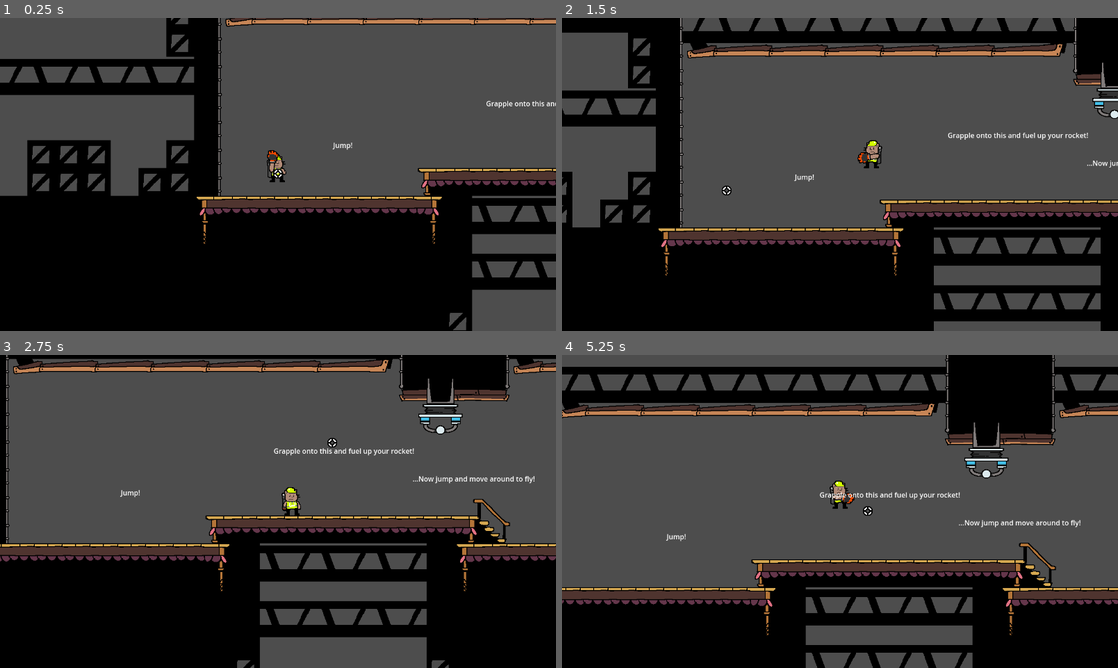
Above: before the commit, frames 1-4 (two rows, left to right).
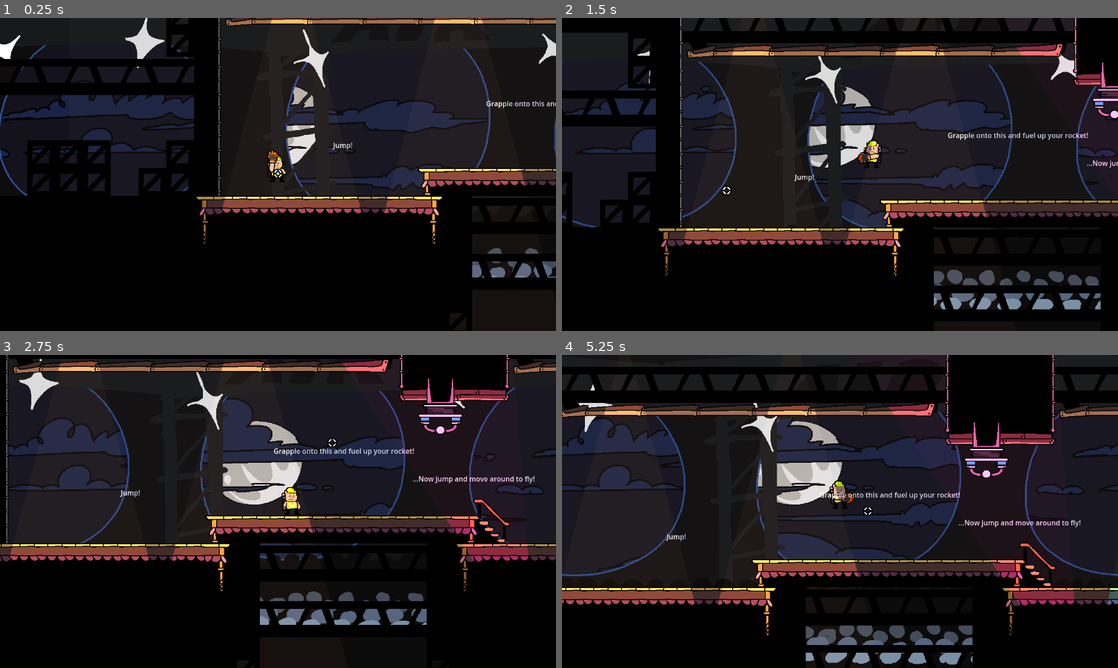
Above: after the commit, the same moments.

Repository: ToxicPoison/rocket-hand-hero
Game: Godot game, scene res://levels/ship/ship.tscn
The game is run twice, just before and just after one commit, with the same random seed, the same clock (stepped at 60 frames per second) and the same inputs. This scene is started directly instead of the project's main scene.
Inputs (mouse positions are in pixels of both pictures, inside the frame that each line leads up to):
- Up to frame 1 (0.25 s): no input
- Up to frame 2 (1.5 s): move the mouse to (962, 158) at 0.52 s; press the mouse at (962, 158) at 0.53 s; right-click (962, 158) at 0.77 s; move the mouse to (728, 190) at 1.27 s; release the mouse at (728, 190) at 1.28 s; click (728, 190) at 1.35 s
- Up to frame 3 (2.75 s): right-click (166, 527) at 1.52 s; move the mouse to (333, 442) at 2.02 s; press the mouse at (333, 442) at 2.03 s
- Up to frame 4 (5.25 s): move the mouse to (812, 574) at 2.77 s; release the mouse at (812, 574) at 2.78 s; click (812, 574) at 2.85 s; right-click (812, 574) at 3.02 s; move the mouse to (1006, 558) at 3.52 s; press the mouse at (1006, 558) at 3.53 s; right-click (1006, 558) at 3.77 s; move the mouse to (673, 464) at 4.27 s; release the mouse at (673, 464) at 4.28 s; click (673, 464) at 4.35 s; right-click (673, 464) at 4.52 s; move the mouse to (867, 511) at 5.02 s; press the mouse at (867, 511) at 5.03 s

The runs differ from the first frame. In frame 1, 52% of the frame differs, in the area x 0-100%, y 0-100%; in frame 2, 57%; in frame 3, 60%; in frame 4, 64%.

Commit message:
Updated ship area
Added fog and replaced background to a night theme

Diff:
--- a/levels/ship/ship.tscn
+++ b/levels/ship/ship.tscn
@@ -15,11 +15,12 @@
 [ext_resource type="Texture2D" uid="uid://dnbu0rvloxkw7" path="res://levels/ship/ship_background_layers/ship_background_5.png" id="7_3m0gb"]
 [ext_resource type="Script" path="res://features/killzone/killzone.gd" id="8_djbfh"]
 [ext_resource type="Texture2D" uid="uid://b7uj7702i5b3l" path="res://levels/ship/ship_background_layers/ship_background_6.png" id="8_xtwha"]
-[ext_resource type="Texture2D" uid="uid://7ad18fab3sl5" path="res://white-square.png" id="9_1xr28"]
+[ext_resource type="Texture2D" uid="uid://7ad18fab3sl5" path="res://triangle_light.png" id="9_1xr28"]
 [ext_resource type="Texture2D" uid="uid://cpskncosd2c7n" path="res://levels/ship/ship_background_simplified_layers/ship_background_simplified_0.png" id="9_grdcl"]
 [ext_resource type="Texture2D" uid="uid://baqsvam3regeu" path="res://levels/ship/ship_background_simplified_layers/ship_background_simplified_1.png" id="10_gccgv"]
 [ext_resource type="Texture2D" uid="uid://dafr8g62eq44a" path="res://levels/ship/ship_background_simplified_layers/ship_background_simplified_2.png" id="11_3mlk3"]
 [ext_resource type="Texture2D" uid="uid://dvf25b8vhht4" path="res://levels/ship/ship_background_simplified_layers/ship_background_simplified_3.png" id="12_1hsee"]
+[ext_resource type="Texture2D" uid="uid://baxg2qn44uhmp" path="res://white_square.png" id="20_hnrdk"]
 
 [sub_resource type="RectangleShape2D" id="RectangleShape2D_3igt5"]
 size = Vector2(2144, 384)
@@ -96,7 +97,6 @@
 
 [node name="BackgroundSimple" type="CanvasLayer" parent="." index="1"]
 layer = -5
-visible = false
 follow_viewport_enabled = true
 
 [node name="ParallaxLayer" type="Parallax2D" parent="BackgroundSimple" index="0"]
@@ -111,32 +111,38 @@
 
 [node name="ParallaxLayer2" type="Parallax2D" parent="BackgroundSimple" index="1"]
 texture_filter = 1
-scroll_scale = Vector2(0.1, 0)
+scroll_scale = Vector2(0.4, 0.4)
 repeat_size = Vector2(1280, 0)
 
 [node name="ShipBackgroundSimplified0" type="Sprite2D" parent="BackgroundSimple/ParallaxLayer2" index="0"]
-position = Vector2(640, 352)
+position = Vector2(640, 128)
 texture = ExtResource("10_gccgv")
 
 [node name="ParallaxLayer3" type="Parallax2D" parent="BackgroundSimple" index="2"]
 texture_filter = 1
-scroll_scale = Vector2(0.2, 0)
+scroll_scale = Vector2(0.5, 0.5)
 repeat_size = Vector2(1280, 0)
 
 [node name="ShipBackgroundSimplified0" type="Sprite2D" parent="BackgroundSimple/ParallaxLayer3" index="0"]
-position = Vector2(640, 352)
+position = Vector2(640, 224)
 texture = ExtResource("11_3mlk3")
 
 [node name="ParallaxLayer4" type="Parallax2D" parent="BackgroundSimple" index="3"]
 texture_filter = 1
-scroll_scale = Vector2(0.3, 0)
+scroll_scale = Vector2(0.7, 0.7)
 repeat_size = Vector2(1280, 0)
 
 [node name="ShipBackgroundSimplified0" type="Sprite2D" parent="BackgroundSimple/ParallaxLayer4" index="0"]
-position = Vector2(640, 352)
+position = Vector2(640, 64)
 texture = ExtResource("12_1hsee")
 
-[node name="Player" parent="." index="2" instance=ExtResource("3_27cb2")]
+[node name="WhiteSquare" type="Sprite2D" parent="." index="2"]
+modulate = Color(0.226707, 0.226708, 0.226707, 0.172549)
+position = Vector2(3504, 16)
+scale = Vector2(4560, 944)
+texture = ExtResource("20_hnrdk")
+
+[node name="Player" parent="." index="3" instance=ExtResource("3_27cb2")]
 position = Vector2(-576, 0)
 start_with_rocket_fuel = false
 
@@ -228,8 +234,7 @@
 position = Vector2(752, 0)
 shape = SubResource("RectangleShape2D_3igt5")
 
-[node name="Lighting" type="Node2D" parent="." index="5"]
-visible = false
+[node name="Lighting" type="Node2D" parent="." index="6"]
 
 [node name="PointLight2D" type="PointLight2D" parent="Lighting" index="0"]
 position = Vector2(-544, 160)
@@ -237,59 +242,87 @@
 color = Color(1, 0.576889, 0.372748, 1)
 texture = ExtResource("9_1xr28")
 
-[node name="PointLight2D6" type="PointLight2D" parent="Lighting" index="1"]
+[node name="PointLight2D3" type="PointLight2D" parent="Lighting" index="1"]
+position = Vector2(960, 96)
+rotation = 0.0651833
+scale = Vector2(0.6875, 1.31318)
+color = Color(1, 0.576889, 0.372748, 1)
+energy = 0.37
+texture = ExtResource("9_1xr28")
+
+[node name="PointLight2D6" type="PointLight2D" parent="Lighting" index="2"]
 position = Vector2(1344, 96)
 scale = Vector2(0.6875, 1.31318)
 color = Color(1, 0.576889, 0.372748, 1)
 texture = ExtResource("9_1xr28")
 
-[node name="PointLight2D7" type="PointLight2D" parent="Lighting" index="2"]
-position = Vector2(1952, 128)
-rotation = -0.58114
-scale = Vector2(0.6875, 1.31318)
-color = Color(1, 0.576889, 0.372748, 1)
-texture = ExtResource("9_1xr28")
-
-[node name="PointLight2D8" type="PointLight2D" parent="Lighting" index="3"]
+[node name="PointLight2D7" type="PointLight2D" parent="Lighting" index="3"]
+position = Vector2(1888, -448)
+rotation = -2.74181
+scale = Vector2(0.6875, 1.31318)
+color = Color(1, 0.576889, 0.372748, 1)
+texture = ExtResource("9_1xr28")
+
+[node name="PointLight2D8" type="PointLight2D" parent="Lighting" index="4"]
 position = Vector2(2816, -7.62939e-05)
 rotation = -0.58114
 scale = Vector2(0.6875, 1.31318)
 color = Color(0.9885, 0.986222, 0.985675, 1)
 texture = ExtResource("9_1xr28")
 
-[node name="PointLight2D9" type="PointLight2D" parent="Lighting" index="4"]
+[node name="PointLight2D9" type="PointLight2D" parent="Lighting" index="5"]
 position = Vector2(2304, -32)
 rotation = 0.358242
 scale = Vector2(0.6875, 1.31318)
 color = Color(1, 0.576889, 0.372748, 1)
 texture = ExtResource("9_1xr28")
 
-[node name="PointLight2D2" type="PointLight2D" parent="Lighting" index="5"]
+[node name="PointLight2D2" type="PointLight2D" parent="Lighting" index="6"]
 position = Vector2(-160, 128)
 scale = Vector2(0.6875, 1.31318)
 color = Color(1, 0.576889, 0.372748, 1)
 texture = ExtResource("9_1xr28")
 
-[node name="PointLight2D3" type="PointLight2D" parent="Lighting" index="6"]
-position = Vector2(288, -288)
-rotation = 3.02575
-scale = Vector2(0.6875, 1.31318)
-color = Color(0.999997, 0.222461, 0.328312, 1)
-texture = ExtResource("9_1xr28")
-
-[node name="PointLight2D5" type="PointLight2D" parent="Lighting" index="7"]
+[node name="PointLight2D10" type="PointLight2D" parent="Lighting" index="7"]
+position = Vector2(3456, 224)
+scale = Vector2(0.6875, 1.31318)
+color = Color(1, 0.576889, 0.372748, 1)
+texture = ExtResource("9_1xr28")
+
+[node name="PointLight2D11" type="PointLight2D" parent="Lighting" index="8"]
+position = Vector2(3872, -64)
+scale = Vector2(0.6875, 1.31318)
+color = Color(1, 0.576889, 0.372748, 1)
+texture = ExtResource("9_1xr28")
+
+[node name="PointLight2D12" type="PointLight2D" parent="Lighting" index="9"]
+position = Vector2(4192, -480)
+rotation = 2.72173
+scale = Vector2(0.6875, 1.31318)
+color = Color(0.732336, 0.693387, 0.6961, 1)
+texture = ExtResource("9_1xr28")
+
+[node name="PointLight2D13" type="PointLight2D" parent="Lighting" index="10"]
+position = Vector2(6368, -352)
+rotation = 3.57138
+scale = Vector2(0.6875, 1.31318)
+color = Color(0.732336, 0.693387, 0.6961, 1)
+texture = ExtResource("9_1xr28")
+
+[node name="PointLight2D5" type="PointLight2D" parent="Lighting" index="11"]
 position = Vector2(288, -320)
 rotation = 2.81157
 scale = Vector2(0.6875, 1.31318)
-texture = ExtResource("9_1xr28")
-
-[node name="PointLight2D4" type="PointLight2D" parent="Lighting" index="8"]
+color = Color(0.945816, 6.73831e-07, 0.487105, 1)
+texture = ExtResource("9_1xr28")
+
+[node name="PointLight2D4" type="PointLight2D" parent="Lighting" index="12"]
 position = Vector2(736, 128)
 rotation = -0.0570898
 scale = Vector2(0.6875, 1.31318)
-color = Color(0.482444, 0.988702, 1, 1)
+color = Color(6.54578e-06, 0.811582, 0.827605, 1)
 energy = 1.21
 texture = ExtResource("9_1xr28")
 
-[node name="CanvasModulate" type="CanvasModulate" parent="Lighting" index="9"]
-color = Color(0.468078, 0.504992, 0.594635, 1)
+[node name="CanvasModulate" type="CanvasModulate" parent="Lighting" index="13"]
+color = Color(0.820896, 0.839289, 0.882988, 1)
Not shown: 1 places in levels/ship/ship.tscn that only renumber resources
Binary file changed: levels/ship/ship_background_simplified.aseprite
Binary file changed: levels/ship/ship_background_simplified_layers/ship_background_simplified_0.png
Binary file changed: levels/ship/ship_background_simplified_layers/ship_background_simplified_1.png
Binary file changed: levels/ship/ship_background_simplified_layers/ship_background_simplified_2.png
Binary file changed: levels/ship/ship_background_simplified_layers/ship_background_simplified_3.png
Renamed: white-square.png -> triangle_light.png
Not shown, changed: triangle_light.png.import
Binary file added: white_square.png
Not shown, added: white_square.png.import
